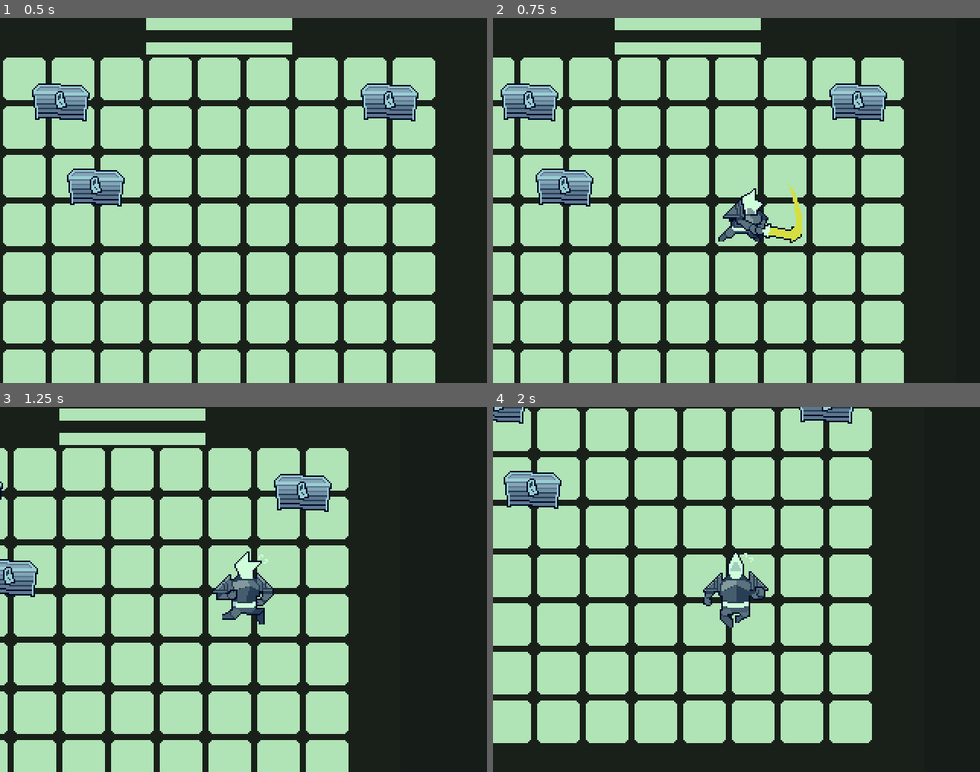
Above: before the commit, frames 1-4 (two rows, left to right).
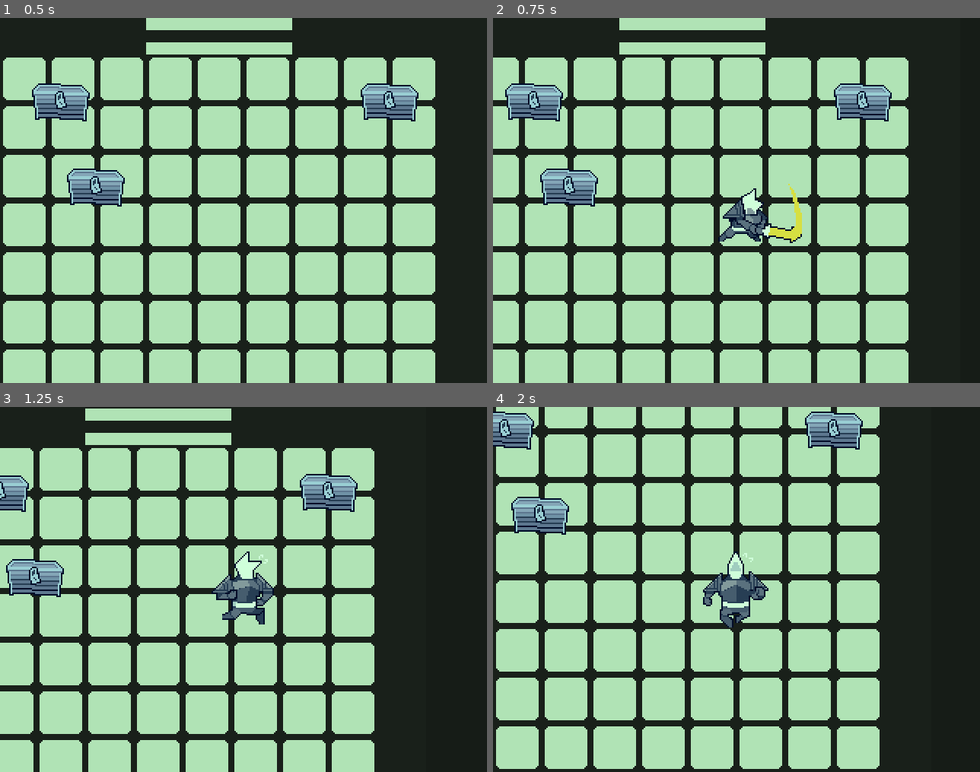
Above: after the commit, the same moments.

Repository: loopies2600/PixelGameJam-2024-Submission
Game: Godot game, scene res://scenes/game_state/gst_gamefield.tscn
The game is run twice, just before and just after one commit, with the same random seed, the same clock (stepped at 60 frames per second) and the same inputs.
Inputs (mouse positions are in pixels of both pictures, inside the frame that each line leads up to):
- Up to frame 1 (0.5 s): no input
- Up to frame 2 (0.75 s): tap Enter at 0.5 s; move the mouse to (843, 182) at 0.52 s; hold D (move_right) from 0.53 s (still down); tap X (attack) at 0.6 s
- Up to frame 3 (1.25 s): keep holding D (move_right)
- Up to frame 4 (2 s): move the mouse to (639, 607) at 1.27 s; release D (move_right) at 1.28 s; hold S (move_down) from 1.28 s (still down); tap X (attack) at 1.35 s

Frame 1 is identical in both runs. In frame 2, 14% of the frame differs, in the area x 1-86%, y 0-100%; in frame 3, 22%; in frame 4, 37%, in the area x 0-80%, y 0-100%.

Commit message:
Attack momentum cancel

Diff:
--- a/scenes/entity/player/player.gd
+++ b/scenes/entity/player/player.gd
@@ -33,6 +33,7 @@
 onready var cam : Camera2D = $Camera2D
 onready var interaction_ray : RayCast2D = $InteractionRay
 onready var anim_sprite : AnimatedSprite = $MainSprite
+onready var attack_area : ShapeCast2D = $MainSprite/AttackAreaTest
 
 func _ready():
 	Global.player = self
@@ -100,6 +101,7 @@
 
 	match state:
 		PlayerStates.ATTACK:
+			velocity = Vector2.ZERO
 			steering = 0.782
 			look_angle = look_at_cursor()
 			_reposition_sprite()
@@ -158,12 +160,10 @@
 		set_state(PlayerStates.ATTACK)
 
 func try_attack():
-	var _shapecast : ShapeCast2D = $AttackAreaTest
-
-	if not _shapecast.is_colliding(): return
-
-	for i in range(_shapecast.get_collision_count()):
-		var collider = _shapecast.get_collider(i)
+	if not attack_area.is_colliding(): return
+
+	for i in range(attack_area.get_collision_count()):
+		var collider = attack_area.get_collider(i)
 
 		if collider is KinematicActor:
 			attack(collider)
@@ -237,7 +237,7 @@
 	if atk_data.scan_in_frame[frame_idx] == true:
 		try_attack()
 
-	velocity += (swing_dash * atk_data.frame_impulse[frame_idx]) * look_at_cursor()
+	velocity = (swing_dash * atk_data.frame_impulse[frame_idx]) * look_at_cursor()
 	_reposition_sprite()
 
 func _reposition_sprite():
--- a/scenes/entity/player/player.tscn
+++ b/scenes/entity/player/player.tscn
@@ -3,11 +3,11 @@
 [ext_resource path="res://data/player/animframes.tres" type="SpriteFrames" id=1]
 [ext_resource path="res://scenes/entity/player/player.gd" type="Script" id=2]
 
+[sub_resource type="RectangleShape2D" id=2]
+extents = Vector2( 32, 32 )
+
 [sub_resource type="CircleShape2D" id=1]
 radius = 16.0
-
-[sub_resource type="RectangleShape2D" id=2]
-extents = Vector2( 32, 32 )
 
 [node name="Player" type="KinematicBody2D"]
 collision_mask = 126
@@ -17,22 +17,35 @@
 frames = ExtResource( 1 )
 animation = "idle_h"
 playing = true
+__meta__ = {
+"_edit_lock_": true
+}
+
+[node name="AttackAreaTest" type="ShapeCast2D" parent="MainSprite"]
+position = Vector2( 8, -8 )
+shape = SubResource( 2 )
+target_position = Vector2( 0, 0 )
+max_results = 1
+collision_mask = 56
+collide_with_areas = true
 
 [node name="Collision" type="CollisionShape2D" parent="."]
 shape = SubResource( 1 )
+__meta__ = {
+"_edit_group_": true,
+"_edit_lock_": true
+}
 
 [node name="Camera2D" type="Camera2D" parent="."]
 current = true
+__meta__ = {
+"_edit_lock_": true
+}
 
 [node name="InteractionRay" type="RayCast2D" parent="."]
 enabled = true
 collision_mask = 60
 collide_with_areas = true
-
-[node name="AttackAreaTest" type="ShapeCast2D" parent="."]
-visible = false
-shape = SubResource( 2 )
-target_position = Vector2( 0, 0 )
-max_results = 1
-collision_mask = 56
-collide_with_areas = true
+__meta__ = {
+"_edit_lock_": true
+}
